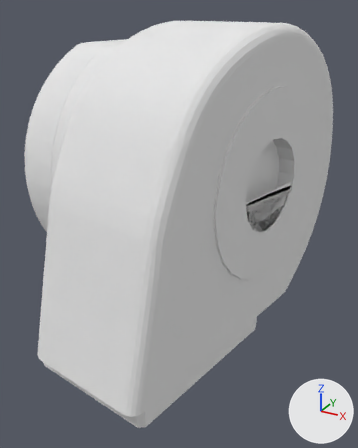
Renders of the OBJ model models/assets/left_hip_pitch_link.obj from each side of a commit.
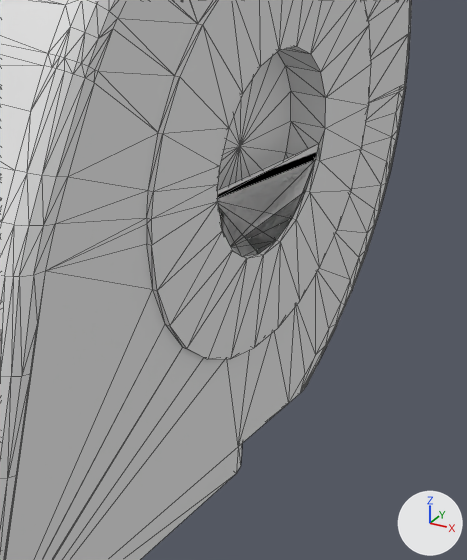
Each version is shown whole from a 50 mm lens placed at (0.078, -0.1166, 0.1031), pointed at (0.0041, 0.0176, 0.036), then close up on the part from 41% to 100% of the width and 26% to 82% of the height. The axes (+X, +Y, +Z) are drawn at lower right. The lights are the same throughout. The older version's two pictures come first. The close-ups show mesh edges as thin lines. Where no turn or scale is listed for an object, it has been applied to the vertices. Vertices at exactly the same position are counted once.

In view in the first close-up: 'node'.
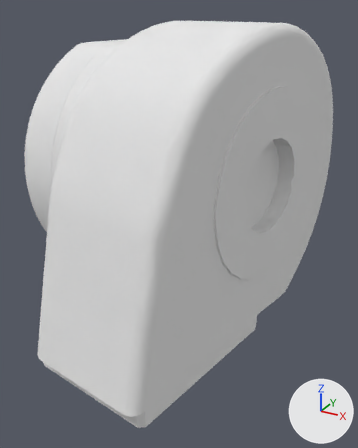
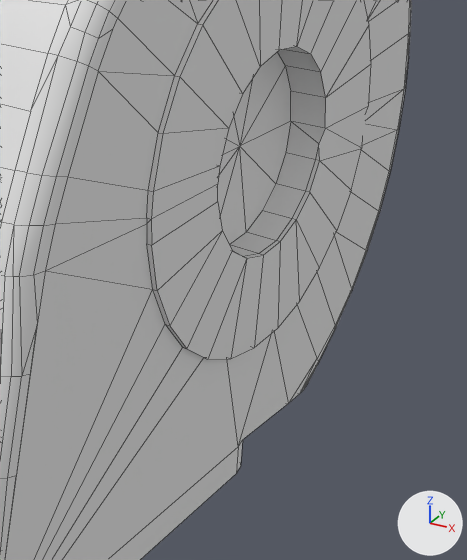
The change, as a diff of the scene's bpy script:
```diff
--- a/models/assets/left_hip_pitch_link.obj.py
+++ b/models/assets/left_hip_pitch_link.obj.py
@@ me_node @@
 # used by ob_node; location = (0.0, 0.0, 0.0)
-me_node.from_pydata(...)  # 1811 vertices, 3629 faces; spans x -0.0423..0.0402, y -0.0371..0.08, z 0.0..0.0988
+me_node.from_pydata(...)  # 1697 vertices, 1851 faces; spans x -0.0423..0.0402, y -0.0371..0.08, z 0.0..0.0988
+# me_node part 1: 1 vertex moved from x -0.0339, y 0.03, z 0.092 to x -0.0338, y 0.0303, z 0.092; 133 vertices removed from x -0.0357..0.0402, y -0.02..0.08, z 0.0081..0.0975; 20 vertices added at x -0.0342..0.0402, y -0.02..0.0716, z 0.0093..0.0926
+# me_node part 2: 2 vertices removed from x 0.022, y -0.0338..-0.0337, z 0.0055; 1 vertex added at x 0.022, y -0.0337, z 0.0056
 me_node.materials.append(mat_defaultmaterial)
```

Where the change shows, as pixel boxes (x1, y1, x2, y2) in the close-ups (467 x 560 px; the box of a moved part takes in the faces that stretch with it):
part 1 of me_node, cut back: before (0, 0, 410, 403); after (15, 0, 409, 403)
part 2 of me_node, moved or reshaped: before (4, 271, 165, 560); after (0, 271, 165, 560)
